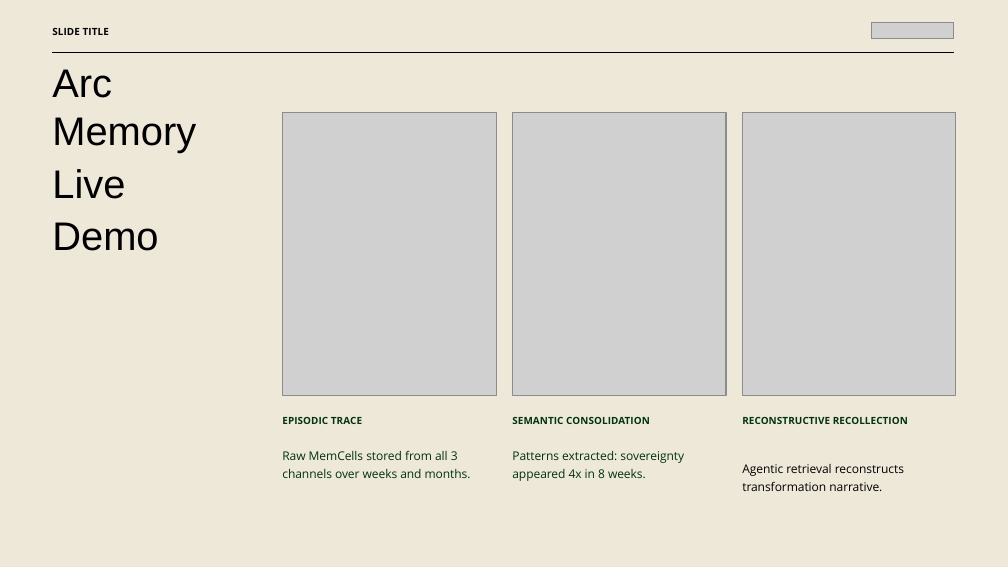
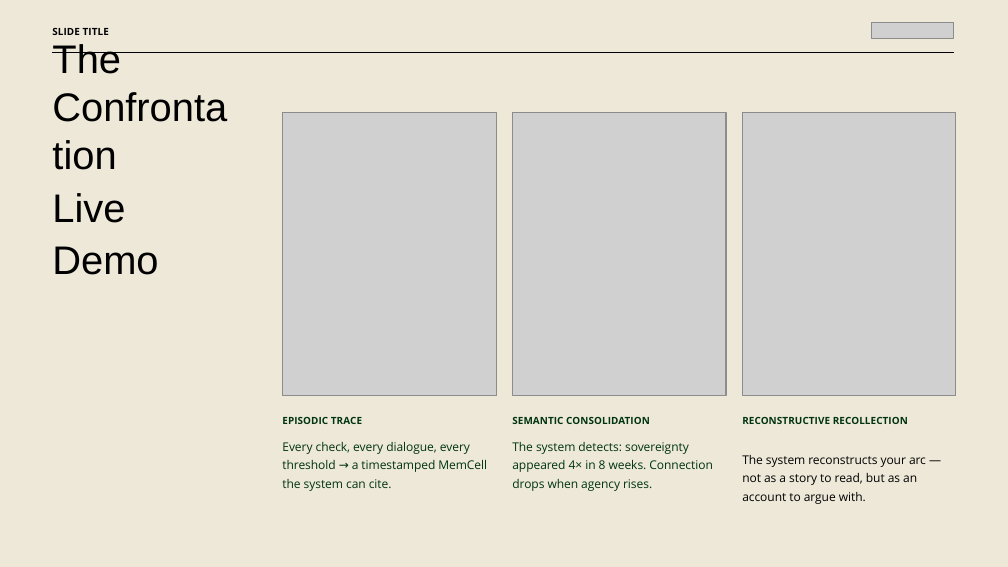
Before and after one commit to liminal-space-io/liminal-evermemos, a slide deck: slide 6 of Liminal_Space_EverMemOS_Demo.pptx. Drawn at 1008x567 pixels with LibreOffice and Linux fonts; fonts in the diff are those of the drawing; grey boxes stand for pictures. Boxes give left, top, right and bottom in pixels: in the first picture for what was removed or moved away, otherwise in the second. Text is boxed around its words. In the diff, an @@ line names an element or a change of style, - is before the commit and + after.

```diff
--- a/Liminal_Space_EverMemOS_Demo.pptx
+++ b/Liminal_Space_EverMemOS_Demo.pptx
@@ text at box(52, 44, 158, 275): text changed @@
-Arc Memory
-Live Demo
+The Confrontation
+Live Demo
@@ text at box(282, 442, 487, 491): text changed @@
-Raw MemCells stored from all 3 channels over weeks and months.
+Every check, every dialogue, every threshold → a timestamped MemCell the system can cite.
@@ text at box(512, 442, 712, 491): text changed @@
-Patterns extracted: sovereignty appeared 4x in 8 weeks.
+The system detects: sovereignty appeared 4× in 8 weeks. Connection drops when agency rises.
@@ text at box(742, 455, 926, 504): text changed @@
-Agentic retrieval reconstructs transformation narrative.
+The system reconstructs your arc — not as a story to read, but as an account to argue with.
```
Also in this commit, not shown: 9 other slides changed, 1 other file.
